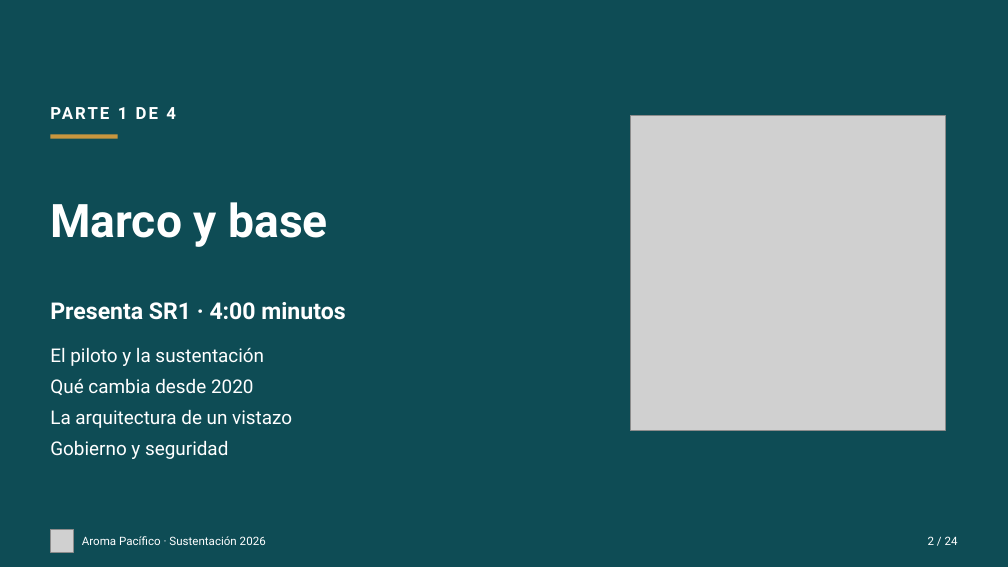
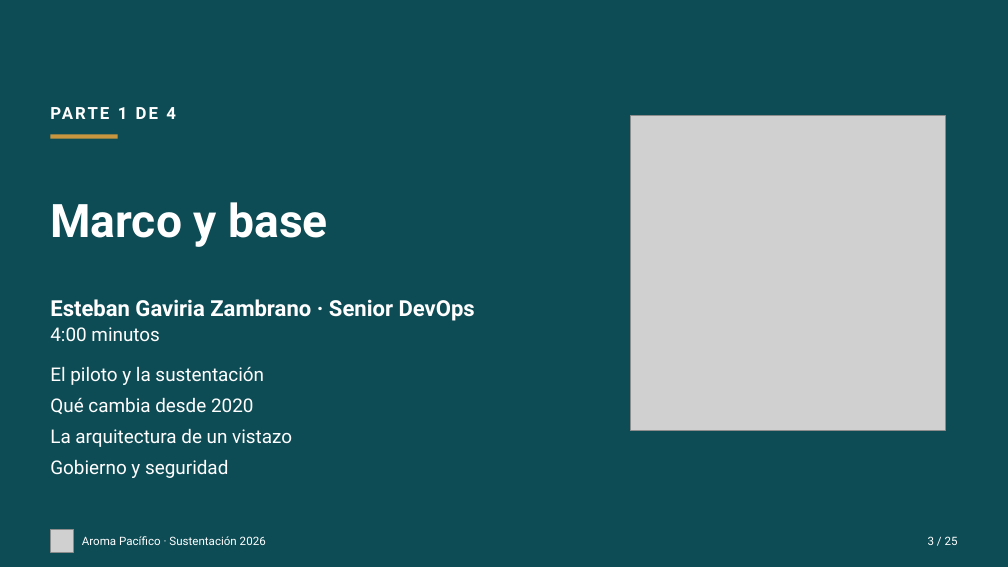
Before and after one commit to aroma-pacifico/aroma-pacifico-presentation, a slide deck: slide 3 of deck/aroma-pacifico-sustentacion.pptx (slide 2 before the commit). Drawn at 1008x567 pixels with LibreOffice and Linux fonts; fonts in the diff are those of the drawing; grey boxes stand for pictures. Boxes give left, top, right and bottom in pixels: in the first picture for what was removed or moved away, otherwise in the second. Text is boxed around its words. In the diff, an @@ line names an element or a change of style, - is before the commit and + after.

```diff
--- a/deck/aroma-pacifico-sustentacion.pptx
+++ b/deck/aroma-pacifico-sustentacion.pptx
@@ text at <box>50,299,475,341</box>: text changed; size 22 to 21 pt @@
-Presenta SR1 · 4:00 minutos
+Esteban Gaviria Zambrano · Senior DevOps
+4:00 minutos
@@ text "El piloto y la sustentación": place and size @@
-text "El piloto y la sustentación" at <box>50,347,292,459</box>
+text "El piloto y la sustentación" at <box>50,366,292,478</box>
@@ text at <box>928,536,958,545</box>: text changed @@
-2 / 24
+3 / 25
```
Also in this commit, not shown: 23 other slides changed, 1 slide added, 40 other files.
